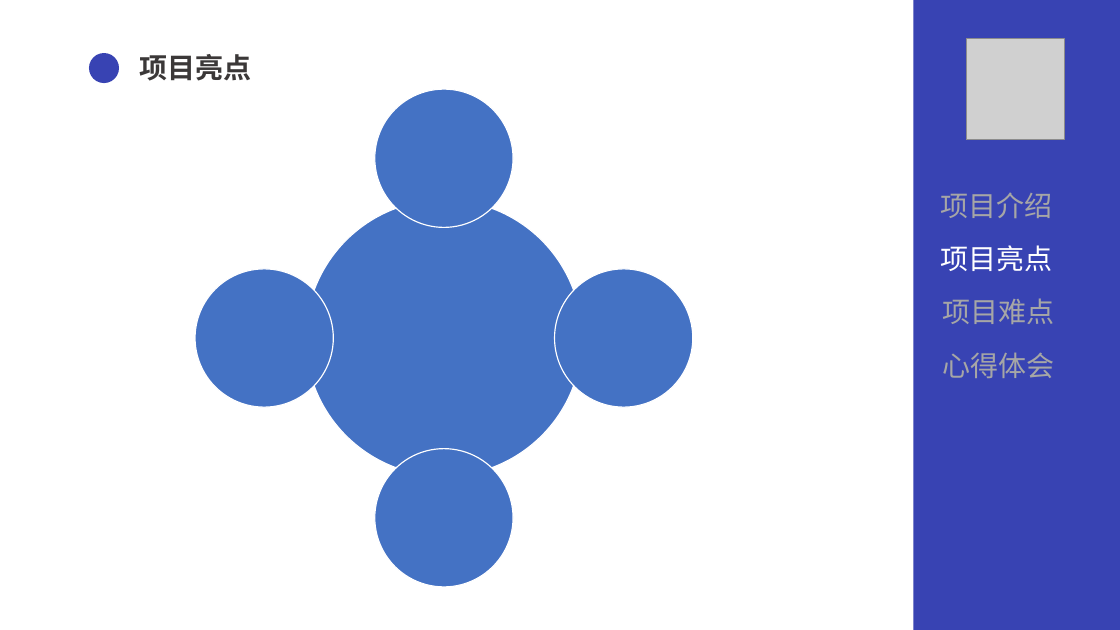
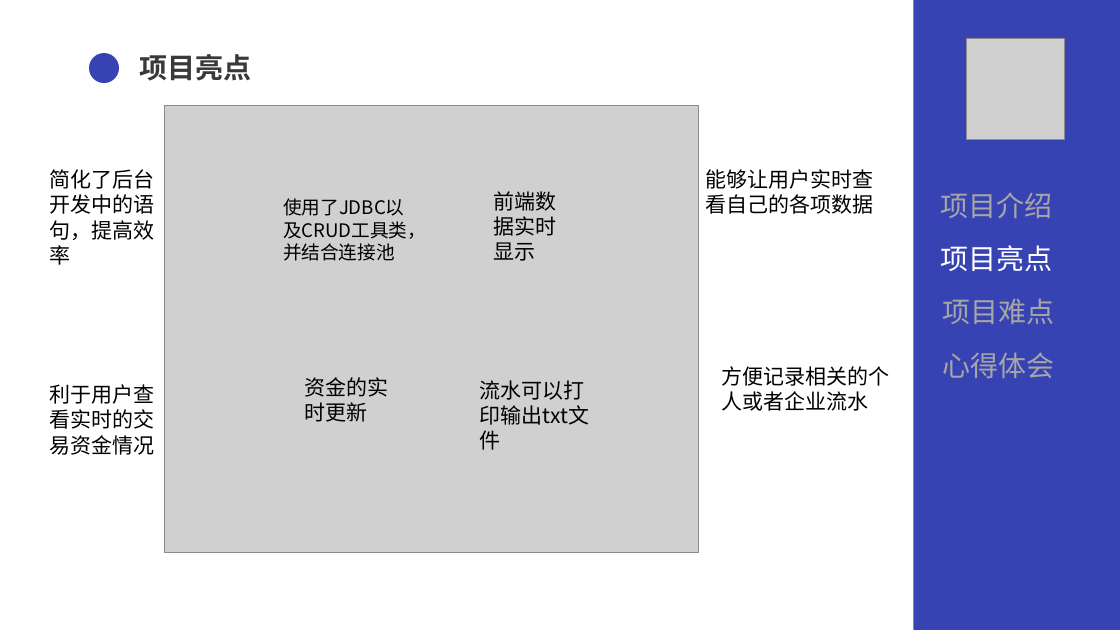
Before and after one commit to lnym123/QG_final, a slide deck: slide 10 of 文档/QG汇报.pptx (slide 9 before the commit). Drawn at 1120x630 pixels with LibreOffice and Linux fonts; fonts in the diff are those of the drawing; grey boxes stand for pictures. Boxes give left, top, right and bottom in pixels: in the first picture for what was removed or moved away, otherwise in the second. Text is boxed around its words. In the diff, an @@ line names an element or a change of style, - is before the commit and + after.

```diff
--- a/文档/QG汇报.pptx
+++ b/文档/QG汇报.pptx
@@ picture added at [165, 106, 698, 552] @@
@@ text added at [50, 169, 155, 265], 18 pt, text #000000 @@
+简化了后台开发中的语句，提高效率
@@ text added at [706, 169, 874, 214], 18 pt, text #000000 @@
+能够让用户实时查看自己的各项数据
@@ text added at [283, 198, 404, 261], 16 pt, text #000000 @@
+使用了JDBC以及CRUD工具类，并结合连接池
@@ text added at [494, 191, 557, 261], 18 pt, text #000000 @@
+前端数据实时显示
@@ group removed at [195, 89, 693, 587]: 5 ellipses @@
@@ text added at [50, 384, 155, 455], 18 pt, text #000000 @@
+利于用户查看实时的交易资金情况
@@ text added at [305, 377, 389, 422], 18 pt, text #000000 @@
+资金的实时更新
@@ text added at [480, 380, 589, 425], 18 pt, text #000000 @@
+流水可以打印输出txt文件
@@ text added at [722, 366, 890, 411], 18 pt, text #000000 @@
+方便记录相关的个人或者企业流水
```
Also in this commit, not shown: 14 other slides changed, 2 slides added, 1 other file.
